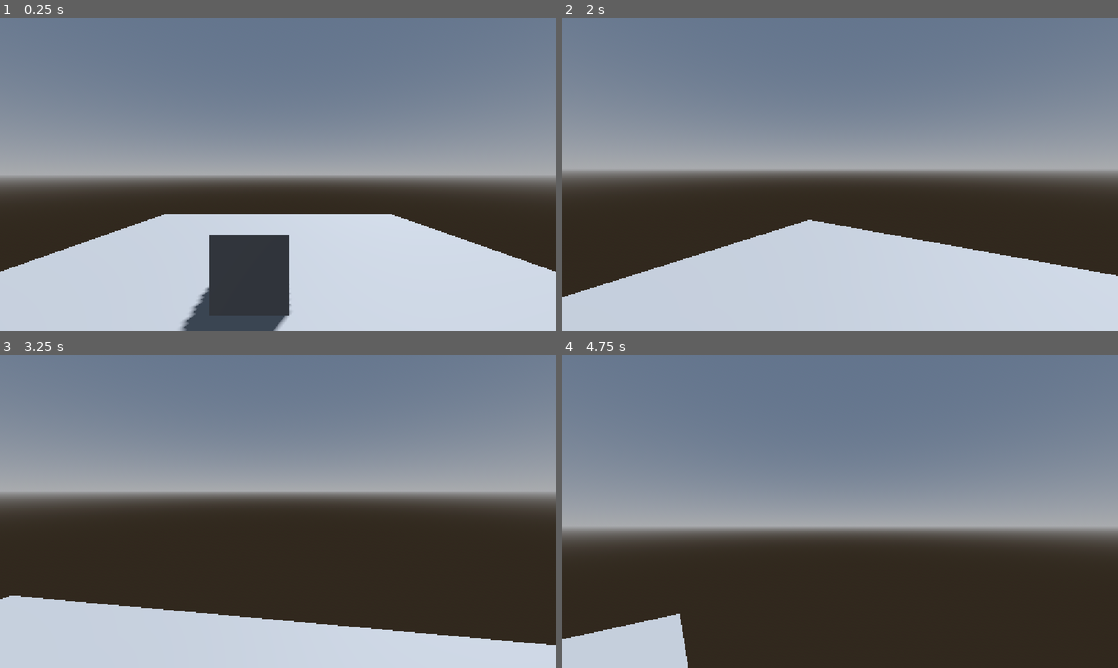
Above: before the commit, frames 1-4 (two rows, left to right).
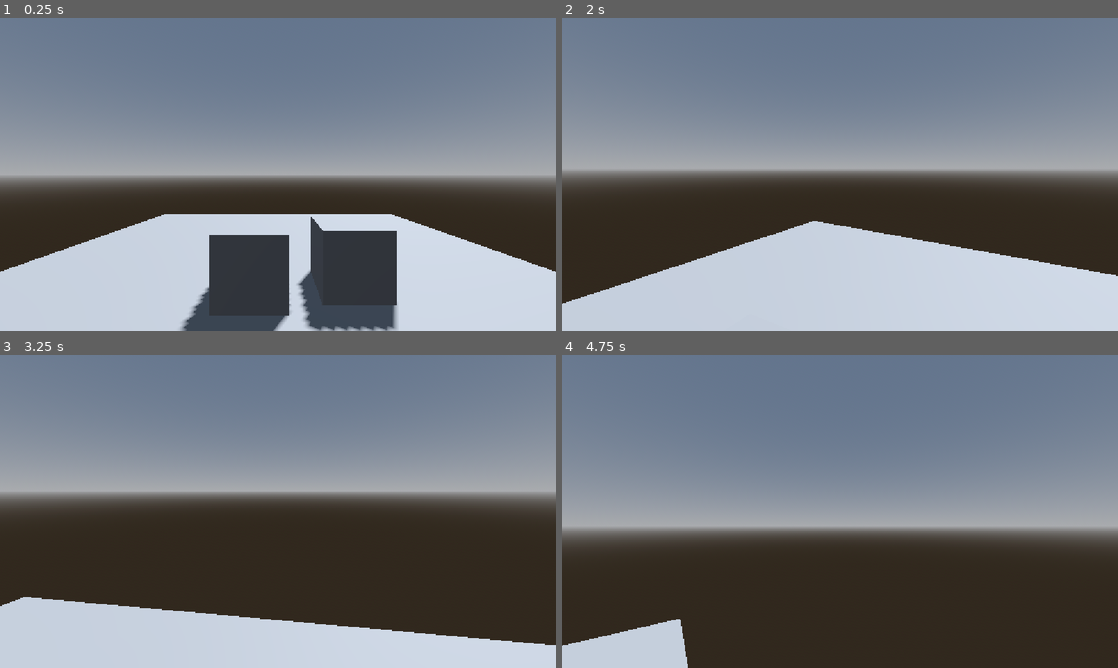
Above: after the commit, the same moments.

Repository: aronkvaszta/Amnesia-Like-Interaction-System
Game: Godot game, scene res://rooms/testing/test_world.tscn
Two runs of this game, one before a commit and one after it. Both use one fixed random seed, a clock stepped at 60 frames per second and the inputs below.
Inputs (mouse positions are in pixels of both pictures, inside the frame that each line leads up to):
- Up to frame 1 (0.25 s): no input
- Up to frame 2 (2 s): tap Enter at 0.5 s; move the mouse to (867, 174) at 0.52 s; hold E (interact) 0.53-1.28 s; hold W (up) from 0.53 s (still down); click (867, 174) at 0.67 s; tap Space (jump) at 0.77, 0.8, 1.07, 1.35, 1.52, 1.82 s; move the mouse to (812, 174) at 1.27 s; click (812, 174) at 1.42 s; tap E (interact) at 1.55 s
- Up to frame 3 (3.25 s): keep holding W (up); move the mouse to (289, 505) at 2.02 s; hold E (interact) 2.03-2.78 s; click (289, 505) at 2.17 s; tap Space (jump) at 2.3, 3.02 s; move the mouse to (272, 517) at 2.77 s; tap Backspace at 2.85 s; click (272, 517) at 2.92 s; tap E (interact) at 3.05 s
- Up to frame 4 (4.75 s): keep holding W (up); tap Space (jump) at 3.32, 3.77, 3.8, 4.07, 4.52 s; move the mouse to (878, 514) at 3.52 s; tap Delete at 3.6 s; click (878, 514) at 3.67 s; move the mouse to (795, 508) at 4.27 s; tap F at 4.35 s; click (795, 508) at 4.42 s; tap E (interact) at 4.55 s

The runs differ from the first frame. In frame 1, 5.3% of the frame differs, in the area x 53-72%, y 63-100%; in frame 2, 0.7%; in frame 3, 0.1%; in frame 4, 0.4%.

Commit message:
Add break/throw to DragInteraction; refactor signals
Enable breakable and throwable interactions for draggable objects and tidy up interactor signal handling.

# DragInteraction
- export can_break and break_force, add right-click throw (applies impulse and ends interaction), auto-end interaction when break threshold exceeded, expose break/throw under export categories, and ensure interaction cleans up (reset rotation and re-enable camera/movement/jump). Adjusted torque calculation.
# Interactor
- refactor signal management by introducing _connect_interact_signals and disconnect_interact_signals helpers, connect signals when pre_interact is invoked, disconnect on interaction end/oneshot/post_interact, and handle request_interaction_end callback.
# Scenes
- set TestBox collision_mask and mark DragInteraction instances can_break; remove player's collision_mask and add a second TestBox instance in the test world for validation.

These changes allow objects to be thrown or broken during drag interactions and prevent lingering signal connections by centralizing connect/disconnect logic.

Diff:
--- a/actors/interactables/test_box/test_box.tscn
+++ b/actors/interactables/test_box/test_box.tscn
@@ -9,6 +9,7 @@
 
 [node name="TestBox" type="RigidBody3D" unique_id=1654617066]
 collision_layer = 4
+collision_mask = 7
 angular_damp_mode = 1
 angular_damp = 5.0
 
@@ -19,5 +20,6 @@
 shape = SubResource("ConvexPolygonShape3D_avv4g")
 
 [node name="DragInteraction" parent="." unique_id=1180745708 node_paths=PackedStringArray("object_ref") instance=ExtResource("1_erx10")]
+can_break = true
 object_ref = NodePath("..")
 interaction_type = 2
--- a/actors/player/player.tscn
+++ b/actors/player/player.tscn
@@ -11,7 +11,6 @@
 
 [node name="Player" type="CharacterBody3D" unique_id=25110354]
 collision_layer = 2
-collision_mask = 5
 axis_lock_angular_x = true
 axis_lock_angular_z = true
 script = ExtResource("1_nvxhs")
--- a/components/drag_interaction/drag_interaction.gd
+++ b/components/drag_interaction/drag_interaction.gd
@@ -2,9 +2,13 @@
 extends InteractionBase
 
 
+@export_category('Flags')
+@export var can_break: bool = false
+@export_category('Forces')
 @export var drag_force: float = 5.0
 @export var rotation_force: float = 10.0
 @export var throw_force: float = 7.5
+@export var break_force: float = 2.0
 
 var _player_hand: Marker3D = null
 
@@ -52,9 +56,17 @@
 
 	rb.linear_velocity = dist * (drag_force / rb.mass)
 
+	if can_break and dist.length_squared() >= break_force * break_force:
+		request_interaction_end.emit(true)
+
+	if Input.is_mouse_button_pressed(MOUSE_BUTTON_RIGHT):
+		var throw_dir: Vector3 = -_player_hand.global_basis.z * throw_force
+		rb.apply_impulse(throw_dir)
+		request_interaction_end.emit(true)
+
 	if is_rotating:
-		var angular_x: Vector3 = _player_hand.global_basis.y * _mouse_delta.x * dt / rb.mass
-		var angular_y: Vector3 = _player_hand.global_basis.x * _mouse_delta.y * dt / rb.mass
+		var angular_x: Vector3 = _player_hand.global_basis.y * _mouse_delta.x * dt / (1/rb.mass)
+		var angular_y: Vector3 = _player_hand.global_basis.x * _mouse_delta.y * dt / (1/rb.mass)
 
 		rb.apply_torque((angular_x + angular_y) * rotation_force)
 
@@ -62,5 +74,11 @@
 
 
 func post_interact() -> void:
+	is_rotating = false
+
+	request_camera_state_change.emit(true)
+	request_movement_state_change.emit(true)
+	request_jump_state_change.emit(true)
+
 	_player_hand = null
 	is_interacting = false
--- a/components/interactor/interactor.gd
+++ b/components/interactor/interactor.gd
@@ -11,18 +11,8 @@
 
 var _current_interactable: InteractionBase = null : set = _set_current_interactable
 func _set_current_interactable(v: InteractionBase) -> void:
-	var previous: InteractionBase = _current_interactable
-	_current_interactable = v
-	if _current_interactable:
-		_current_interactable.request_camera_state_change.connect(_on_request_camera_state_change)
-		_current_interactable.request_movement_state_change.connect(_on_request_movement_state_change)
-		_current_interactable.request_jump_state_change.connect(_on_request_jump_state_change)
-		#_current_interactable.request_interaction_end.connect(_on_request_interaction_end)
-	else:
-		previous.request_camera_state_change.disconnect(_on_request_camera_state_change)
-		previous.request_movement_state_change.disconnect(_on_request_movement_state_change)
-		previous.request_jump_state_change.disconnect(_on_request_jump_state_change)
-		#previous.request_interaction_end.disconnect(_on_request_interaction_end)
+	if _current_interactable != v:
+		_current_interactable = v
 var _looked_at: Node3D = null : set = _set_looked_at
 func _set_looked_at(v: Node3D) -> void:
 	if _looked_at != v:
@@ -47,28 +37,31 @@
 				_current_interactable.interact(delta)
 				if Input.is_action_just_pressed(&'interact'):
 					_current_interactable.post_interact()
+					disconnect_interact_signals(_current_interactable)
 
 			InteractionBase.InteractionType.ONESHOT:
 				_current_interactable.interact(delta)
 				_current_interactable.post_interact()
+				disconnect_interact_signals(_current_interactable)
 
 			InteractionBase.InteractionType.HOLD:
 				if Input.is_action_pressed(&'interact'):
 					_current_interactable.interact(delta)
 				elif Input.is_action_just_released(&'interact'):
 					_current_interactable.post_interact()
-		return
+					disconnect_interact_signals(_current_interactable)
+	else:
+		if player.interaction_ray.is_colliding():
+			_looked_at = player.interaction_ray.get_collider()
+		else:
+			_looked_at = null
 
-	if player.interaction_ray.is_colliding():
-		_looked_at = player.interaction_ray.get_collider()
-	else:
-		_looked_at = null
+		if not _current_interactable:
+			return
 
-	if not _current_interactable:
-		return
-
-	if Input.is_action_just_pressed(&'interact'):
-		_current_interactable.pre_interact(hand)
+		if Input.is_action_just_pressed(&'interact'):
+			_current_interactable.pre_interact(hand)
+			_connect_interact_signals(_current_interactable)
 
 
 func find_interaction(node: Node3D) -> InteractionBase:
@@ -82,9 +75,29 @@
 	return null
 
 
+func _on_request_interaction_end(use_post: bool) -> void:
+	disconnect_interact_signals(_current_interactable)
+	if use_post:
+		_current_interactable.post_interact()
+
+
 func _on_request_camera_state_change(state: bool) -> void:
 	request_camera_state_change.emit(state)
 func _on_request_movement_state_change(state: bool) -> void:
 	request_movement_state_change.emit(state)
 func _on_request_jump_state_change(state: bool) -> void:
 	request_jump_state_change.emit(state)
+
+
+func _connect_interact_signals(interactable: InteractionBase) -> void:
+	interactable.request_camera_state_change.connect(_on_request_camera_state_change)
+	interactable.request_movement_state_change.connect(_on_request_movement_state_change)
+	interactable.request_jump_state_change.connect(_on_request_jump_state_change)
+	interactable.request_interaction_end.connect(_on_request_interaction_end)
+
+
+func disconnect_interact_signals(interactable: InteractionBase) -> void:
+	interactable.request_camera_state_change.disconnect(_on_request_camera_state_change)
+	interactable.request_movement_state_change.disconnect(_on_request_movement_state_change)
+	interactable.request_jump_state_change.disconnect(_on_request_jump_state_change)
+	interactable.request_interaction_end.disconnect(_on_request_interaction_end)
--- a/rooms/testing/test_world.tscn
+++ b/rooms/testing/test_world.tscn
@@ -44,3 +44,6 @@
 
 [node name="TestBox" parent="." unique_id=1654617066 instance=ExtResource("2_1m2r5")]
 transform = Transform3D(1, 0, 0, 0, 1, 0, 0, 0, 1, -0.3583784, 0.5, 0.97002953)
+
+[node name="TestBox2" parent="." unique_id=1378849148 instance=ExtResource("2_1m2r5")]
+transform = Transform3D(1, 0, 0, 0, 1, 0, 0, 0, 1, 1.0962396, 0.5, 0.77372545)
